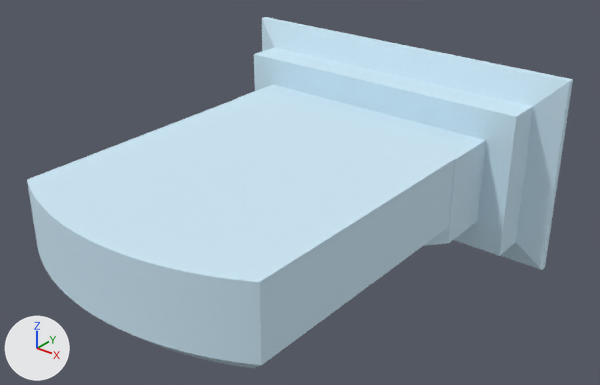
Two versions of the FBX model Unity Project/Giroux-CAP6117-SANC - crown/Assets/Models/LOD Headstones/PA-587-F.fbx, one commit apart.
The view is the same before and after, from a 50 mm lens placed at (0.796, -1.294, 0.603), pointed at (0.029, -0.335, 0.008). Lighting does not change. The marker at lower left points along +X, +Y and +Z. The first picture is the older version. Objects named as collision shapes, trigger or cutter boxes, shadow casters or lower levels of detail are left out. Where no turn or scale is listed for an object, it has been applied to the vertices.

The first picture shows 'PA-587-F_LOD0'.
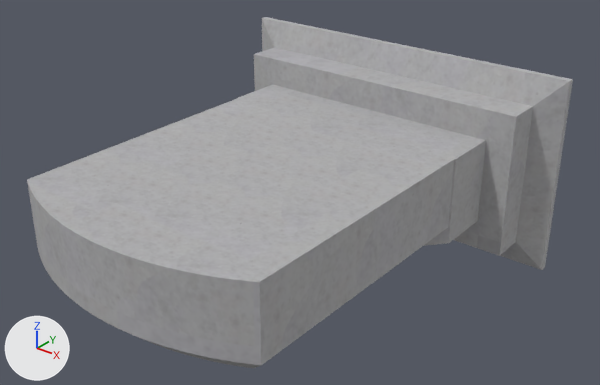
Pixel boxes [x1, y1, x2, y2] of what changed, in the pictures (600 x 385 px):
'PA-587-F_LOD0', surface changed (blue to grey): [27, 17, 573, 368] in both

Patch to the scene script:
```diff
--- a/Unity Project/Giroux-CAP6117-SANC - crown/Assets/Models/LOD Headstones/PA-587-F.fbx.py
+++ b/Unity Project/Giroux-CAP6117-SANC - crown/Assets/Models/LOD Headstones/PA-587-F.fbx.py
@@ img_b_587_f_png @@
+img_b_587_f_png = load_image('B-587-F.png', '../../Materials/LOD Headstone Mats/B-587-F.png', 1024, 1024, 'sRGB')
@@ mat_0_615686_0_811765_0_929412_0_000000_0_132 @@
 mat_0_615686_0_811765_0_929412_0_000000_0_132 = principled_material('0.615686_0.811765_0.929412_0.000000_0.132')
-mat_0_615686_0_811765_0_929412_0_000000_0_132.base_color = (0.616, 0.812, 0.929)  # blue #cee9f7
-mat_0_615686_0_811765_0_929412_0_000000_0_132.roughness = 1.0
+mat_0_615686_0_811765_0_929412_0_000000_0_132.texture = img_b_587_f_png
+mat_0_615686_0_811765_0_929412_0_000000_0_132.roughness = 0.859
```
